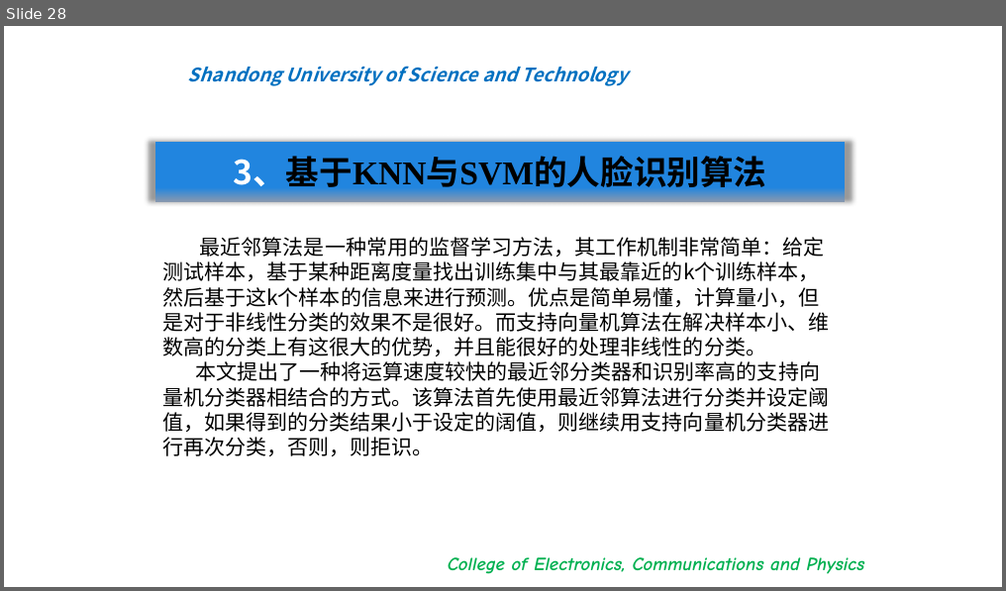
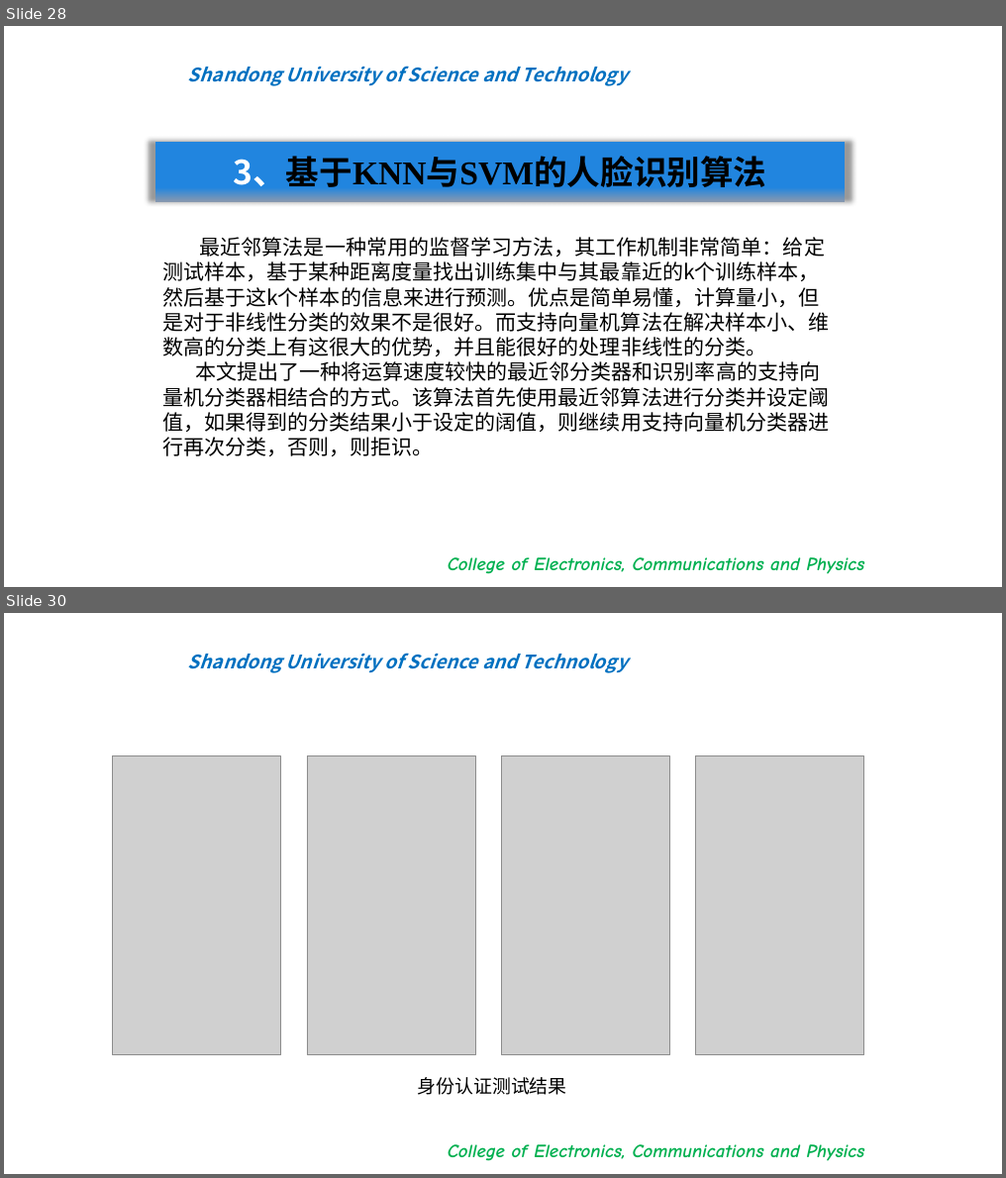
Before and after one commit to bigflyboy/biyelunwen, a slide deck: 王志远毕业答辩.pptx. Shown one above the other, each under a label of ours: slide 28 before the commit, slides 28 and 30 after it; the slides between them are not shown. The pictures are 1006x591 and 1006x1178 pixels, drawn with LibreOffice and Linux fonts; fonts in the diff are those of the drawing; grey boxes stand for pictures; background and template pictures are left out. Boxes give left, top, right and bottom in pixels: in the first picture for what was removed or moved away, otherwise in the second. Text is boxed around its words. In the diff, an @@ line names an element or a change of style, - is before the commit and + after.

```diff
--- a/王志远毕业答辩.pptx
+++ b/王志远毕业答辩.pptx
@@ slide 30 added at [4, 613, 1002, 1174], background #FFFFFF; not listed: 2 template elements that a slide beside it also shows @@
@@ picture added at [113, 756, 281, 1056] @@
@@ picture added at [307, 756, 475, 1056] @@
@@ picture added at [501, 756, 669, 1056] @@
@@ picture added at [696, 756, 864, 1056] @@
@@ text added at [418, 1077, 567, 1095], 18 pt, text #000000 @@
+身份认证测试结果
```
Also in this commit, not shown: 1 slide changed, 2 other slides added.
